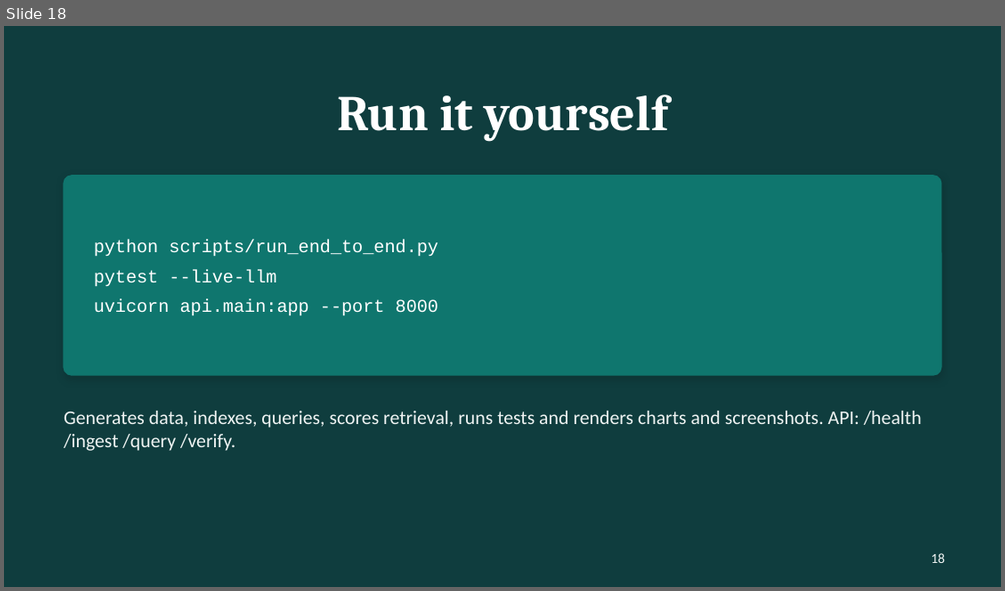
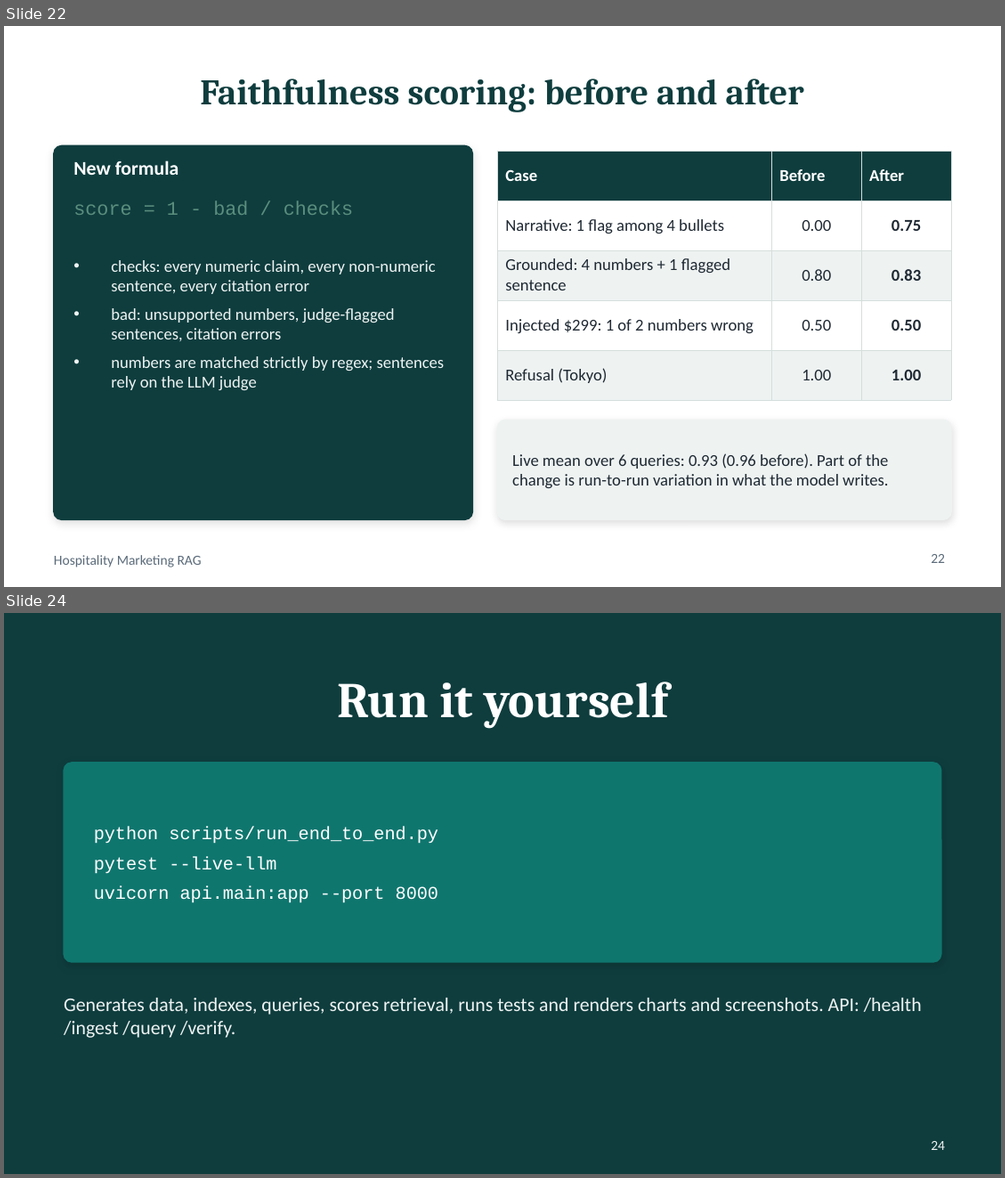
Before and after one commit to ramakrishnakandipati/RAG_Agent, a slide deck: hosiptality_marketing_rag/presentation/Hospitality_RAG_Presentation.pptx. Shown one above the other, each under a label of ours: slide 18 before the commit, slides 22 and 24 after it; the slides between them are not shown. The pictures are 1005x591 and 1005x1178 pixels, drawn with LibreOffice and Linux fonts; fonts in the diff are those of the drawing. Boxes give left, top, right and bottom in pixels: in the first picture for what was removed or moved away, otherwise in the second. Text is boxed around its words. In the diff, an @@ line names an element or a change of style, - is before the commit and + after.

```diff
--- a/hosiptality_marketing_rag/presentation/Hospitality_RAG_Presentation.pptx
+++ b/hosiptality_marketing_rag/presentation/Hospitality_RAG_Presentation.pptx
@@ slide 22 added at [4,26,1001,587], background #FFFFFF @@
@@ title added at [200,79,804,112], 26 pt, text #0F3D3E, bold @@
+Faithfulness scoring: before and after
@@ rounded rectangle added at [54,145,472,519], fill #0F3D3E, outline #0F3D3E 1 pt @@
@@ table added at [497,151,951,386], 5 rows, 3 columns @@
+Case | Before | After
+Narrative: 1 flag among 4 bullets | 0.00 | 0.75
+Grounded: 4 numbers + 1 flagged sentence | 0.80 | 0.83
+Injected $299: 1 of 2 numbers wrong | 0.50 | 0.50
+Refusal (Tokyo) | 1.00 | 1.00
@@ text added at [73,160,179,175], 14 pt, text #FFFFFF, bold @@
+New formula
@@ text added at [73,200,353,215], 14 pt, text #5B8E7D @@
+score = 1 - bad / checks
@@ text added at [111,260,445,390], 12 pt, text #EEF3F2 @@
+• checks: every numeric claim, every non-numeric sentence, every citation error
+• bad: unsupported numbers, judge-flagged sentences, citation errors
+• numbers are matched strictly by regex; sentences rely on the LLM judge
@@ rounded rectangle added at [497,419,951,519], fill #EEF3F2, outline #EEF3F2 1 pt @@
@@ text added at [512,453,888,488], 12 pt, text #1F2933 @@
+Live mean over 6 queries: 0.93 (0.96 before). Part of the change is run-to-run variation in what the model writes.
@@ text added at [54,555,202,567], 10 pt, text #5B6B7A @@
+Hospitality Marketing RAG
@@ page number added at [930,554,945,563], 10 pt, text #5B6B7A @@
+22
@@ what was slide 18 is now slide 24 @@
@@ page number at [930,1141,945,1150]: text changed @@
-18
+24
```
Also in this commit, not shown: 4 slides changed, 10 other slides added, 5 slides removed, 11 other files.
